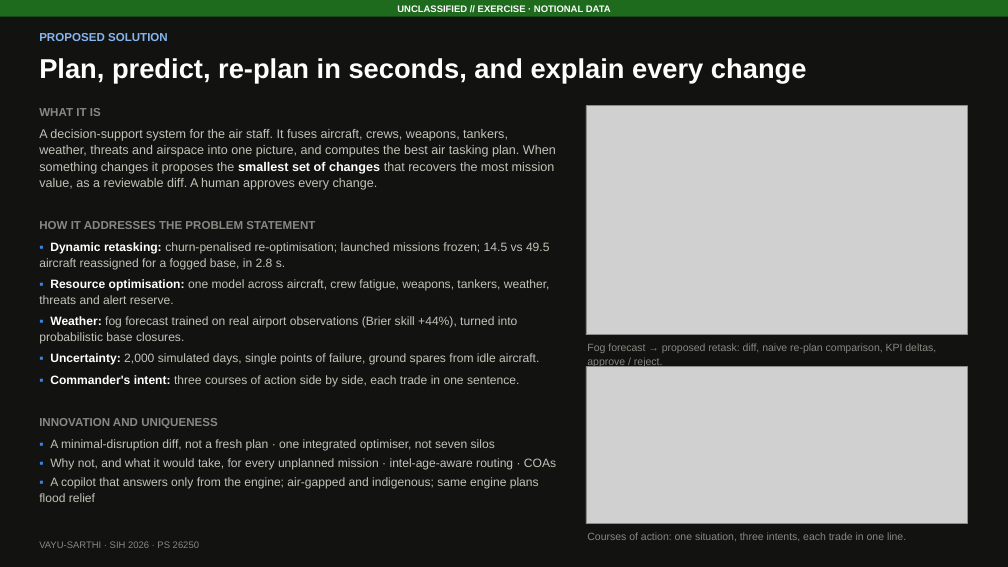
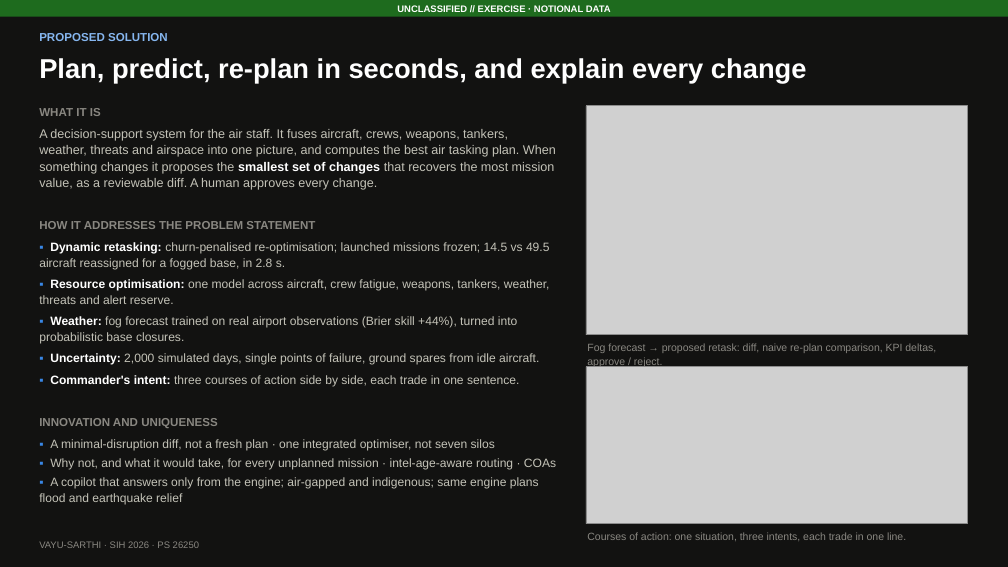
Before and after one commit to DeepakSinghhh/Air-power-Dynamic, a slide deck: slide 2 of docs/VAYU-SARTHI_SIH2026_idea.pptx. Drawn at 1008x567 pixels with LibreOffice and Linux fonts; fonts in the diff are those of the drawing; grey boxes stand for pictures. Boxes give left, top, right and bottom in pixels: in the first picture for what was removed or moved away, otherwise in the second. Text is boxed around its words. In the diff, an @@ line names an element or a change of style, - is before the commit and + after.

```diff
--- a/docs/VAYU-SARTHI_SIH2026_idea.pptx
+++ b/docs/VAYU-SARTHI_SIH2026_idea.pptx
@@ text at (39, 477, 539, 504): text changed @@
-▪ A copilot that answers only from the engine; air-gapped and indigenous; same engine plans flood relief
+▪ A copilot that answers only from the engine; air-gapped and indigenous; same engine plans flood and earthquake relief
```
Also in this commit, not shown: 4 other slides changed, 29 other files.
